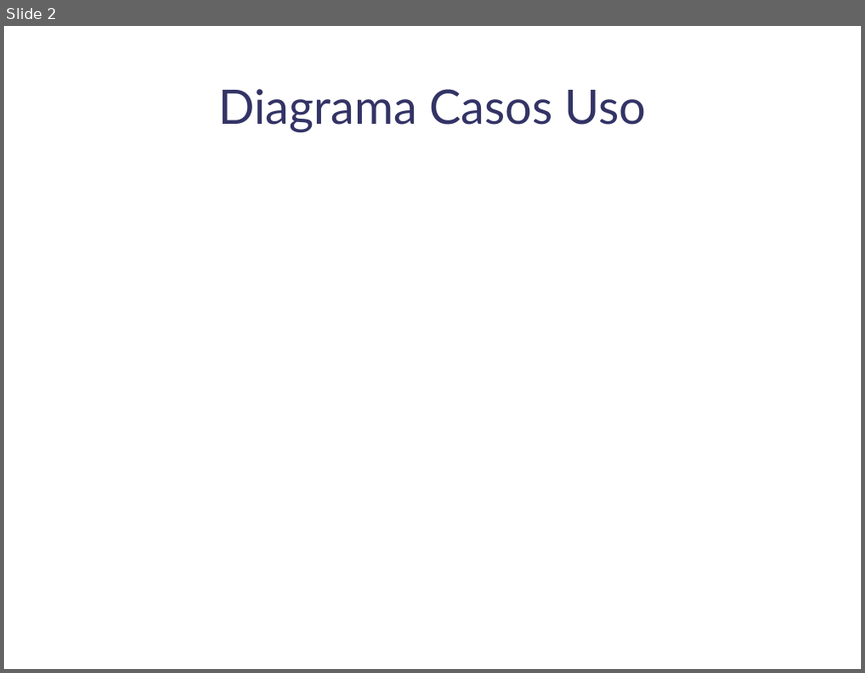
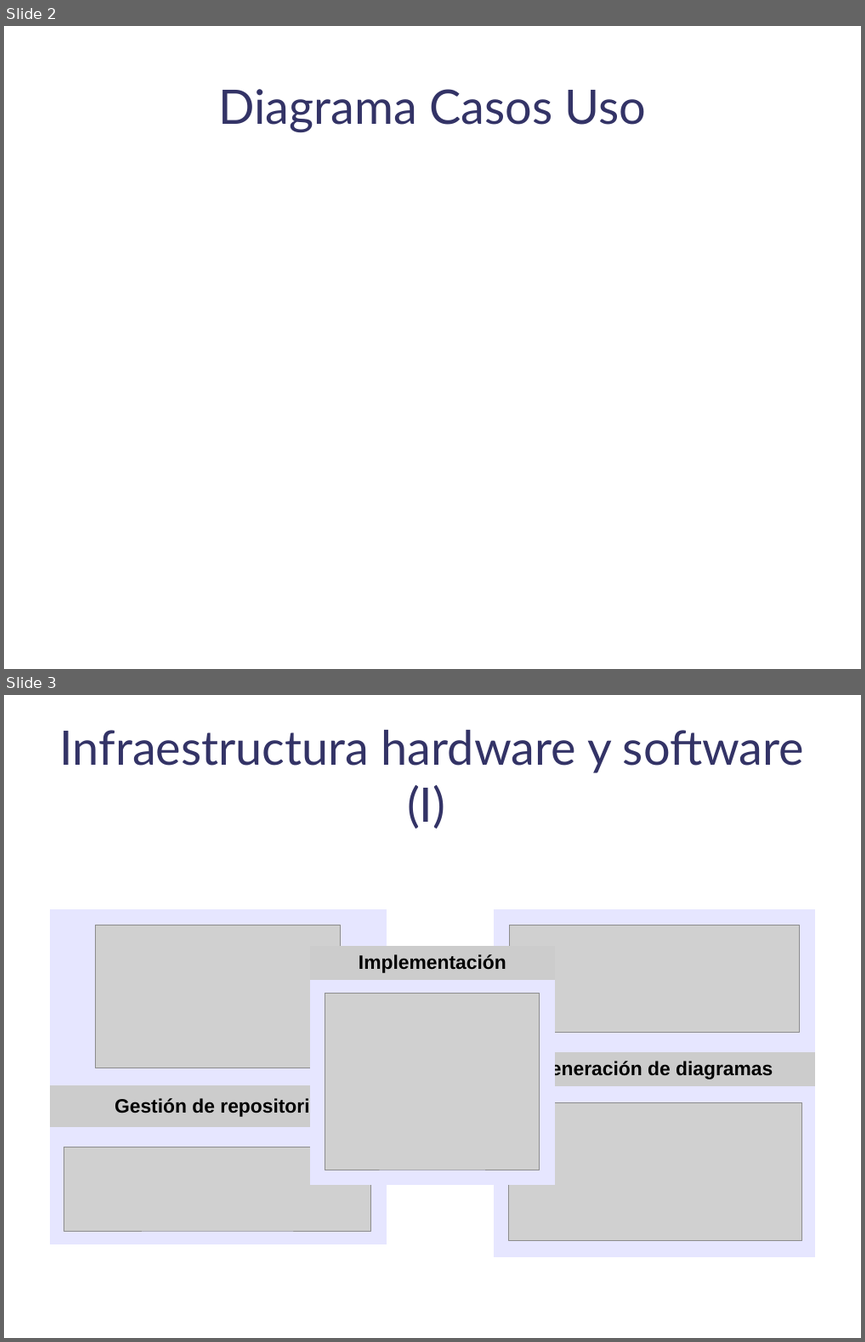
Before and after one commit to danoco78/touchteam, a slide deck: 3_iteracion/Planificacion/Presentacion Final.odp. Shown one above the other, each under a label of ours: slide 2 before the commit, slides 2 and 3 after it. The pictures are 865x673 and 865x1342 pixels, drawn with LibreOffice and Linux fonts; fonts in the diff are those of the drawing; grey boxes stand for pictures; background and template pictures are left out. Boxes give left, top, right and bottom in pixels: in the first picture for what was removed or moved away, otherwise in the second. Text is boxed around its words. In the diff, an @@ line names an element or a change of style, - is before the commit and + after.

```diff
--- a/3_iteracion/Planificacion/Presentacion Final.odp
+++ b/3_iteracion/Planificacion/Presentacion Final.odp
@@ slide 3 added at (4, 695, 861, 1338), background picture (left out) @@
@@ title added at (60, 730, 805, 828), 44 pt, text #333366 @@
+Infraestructura hardware y software (I)
@@ table added at (50, 909, 386, 1245), 3 rows, 1 columns @@
+
+Gestión de repositorio
+
@@ table added at (494, 909, 815, 1257), 3 rows, 1 columns @@
+
+Generación de diagramas
+
@@ picture added at (96, 925, 341, 1067) @@
@@ table added at (310, 946, 556, 1185), 2 rows, 1 columns @@
+Implementación
+
@@ picture added at (510, 925, 800, 1032) @@
@@ picture added at (325, 993, 540, 1169) @@
@@ picture added at (510, 1102, 802, 1240) @@
@@ picture added at (64, 1146, 371, 1231) @@
```
Also in this commit, not shown: 1 other slide added.
